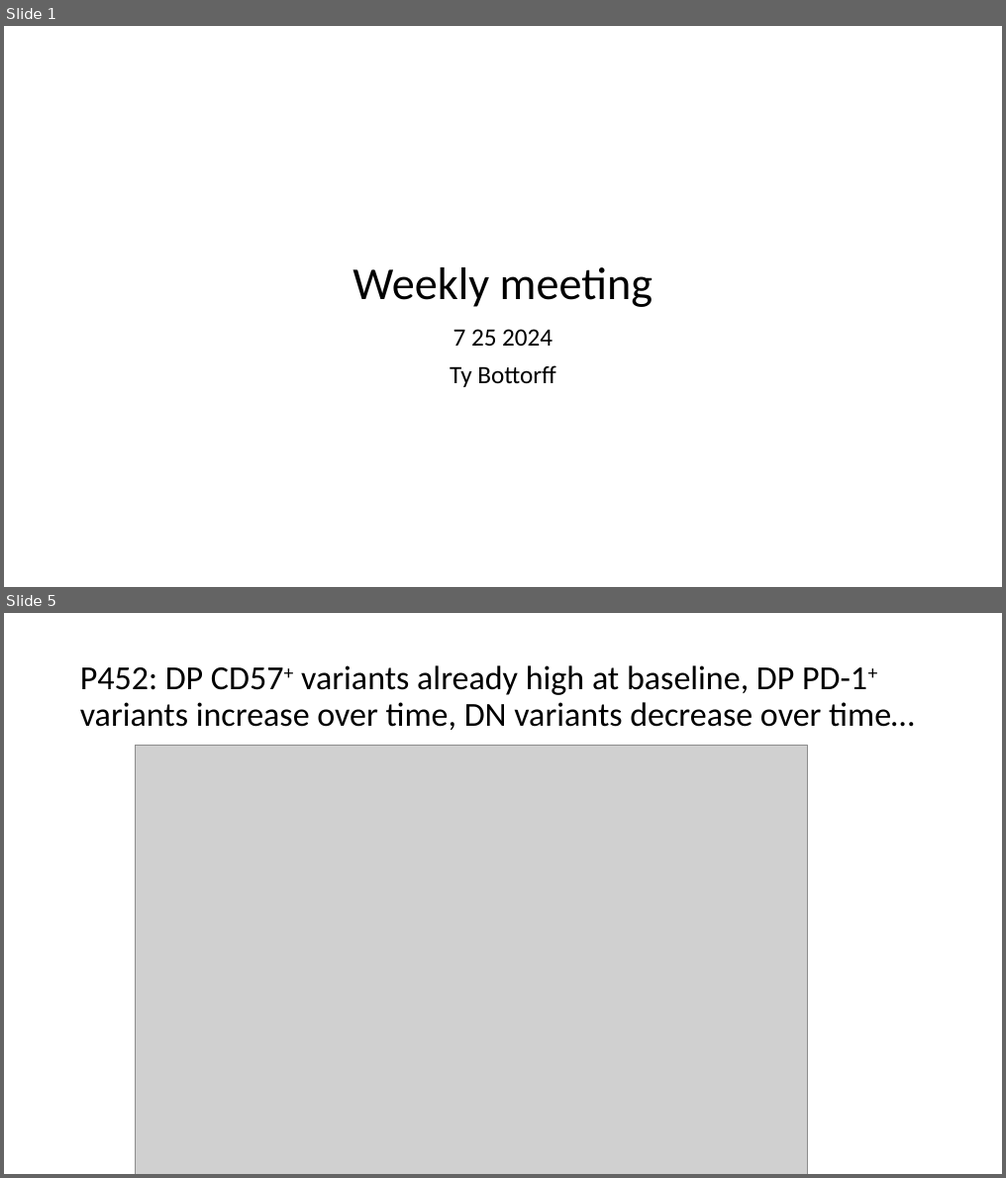
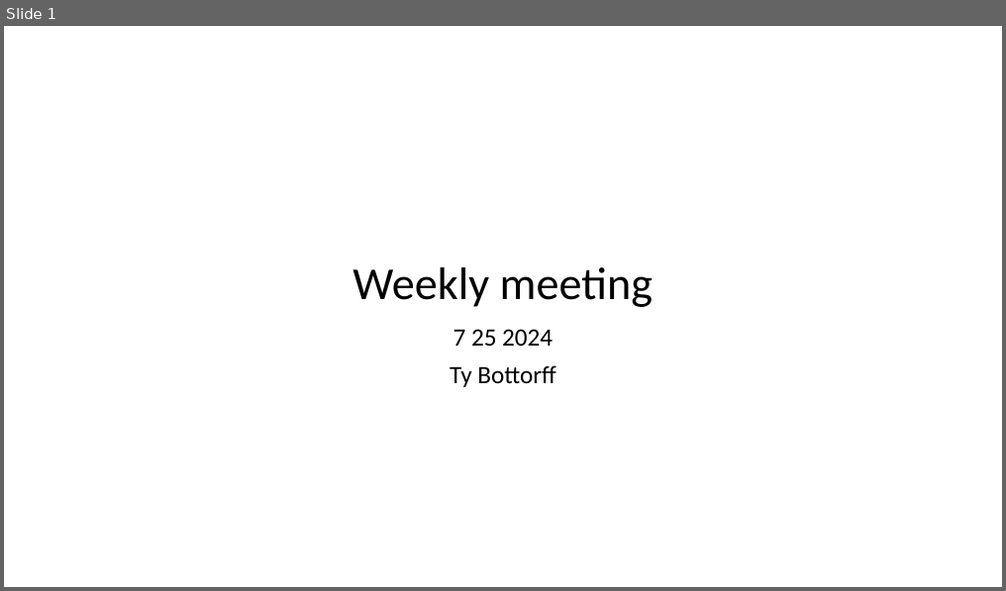
Before and after one commit to tybottorff/bottorffdocs, a slide deck: presentations/weekly_meetings/7_25_24.pptx. Shown one above the other, each under a label of ours: slides 1 and 5 before the commit, slide 1 after it; the slides between them are not shown. The pictures are 1006x1178 and 1006x591 pixels, drawn with LibreOffice and Linux fonts; fonts in the diff are those of the drawing; grey boxes stand for pictures. Boxes give left, top, right and bottom in pixels: in the first picture for what was removed or moved away, otherwise in the second. Text is boxed around its words. In the diff, an @@ line names an element or a change of style, - is before the commit and + after.

```diff
--- a/presentations/weekly_meetings/7_25_24.pptx
+++ b/presentations/weekly_meetings/7_25_24.pptx
@@ slide 5 removed at (x1=4, y1=613, x2=1002, y2=1174), background #FFFFFF @@
@@ title removed at (x1=80, y1=665, x2=914, y2=730) @@
-P452: DP CD57+ variants already high at baseline, DP PD-1+ variants increase over time, DN variants decrease over time…
@@ picture removed at (x1=135, y1=746, x2=807, y2=1174) @@
```
Also in this commit, not shown: 2 slides changed, 8 slides added, 3 other slides removed.
